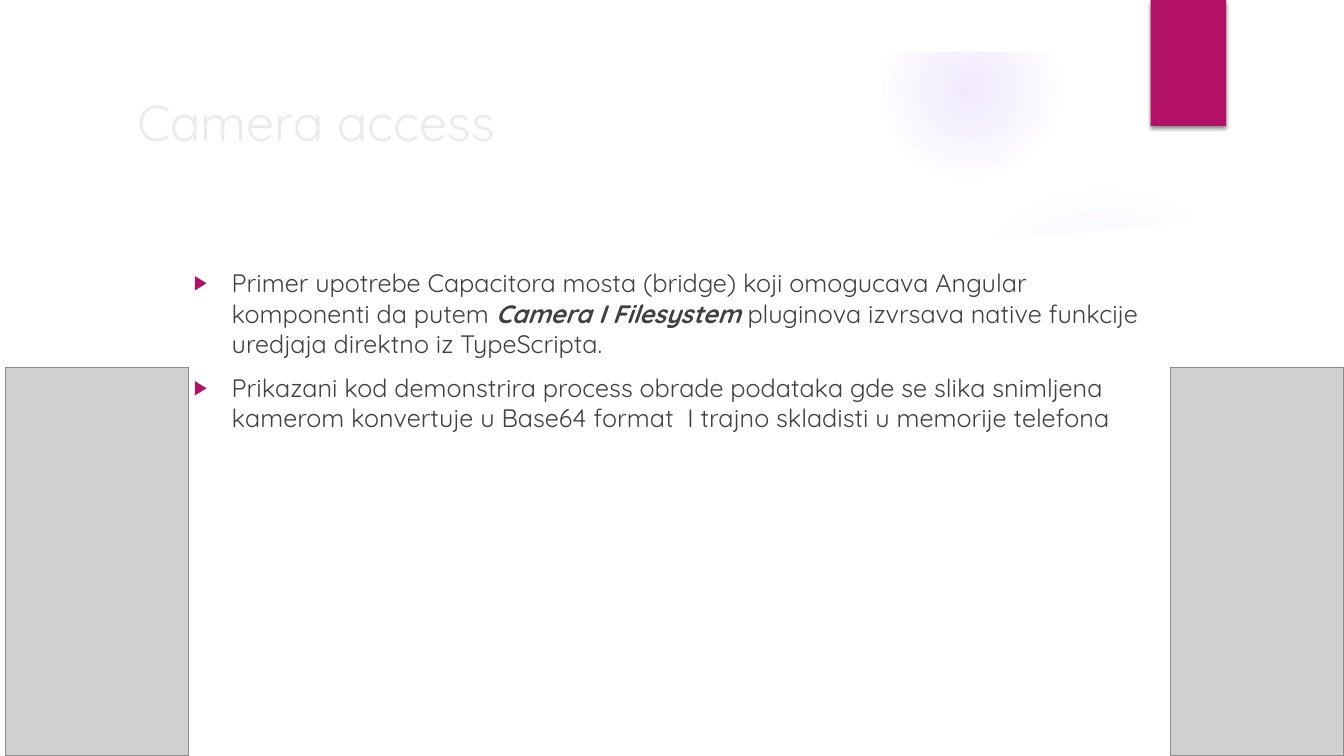
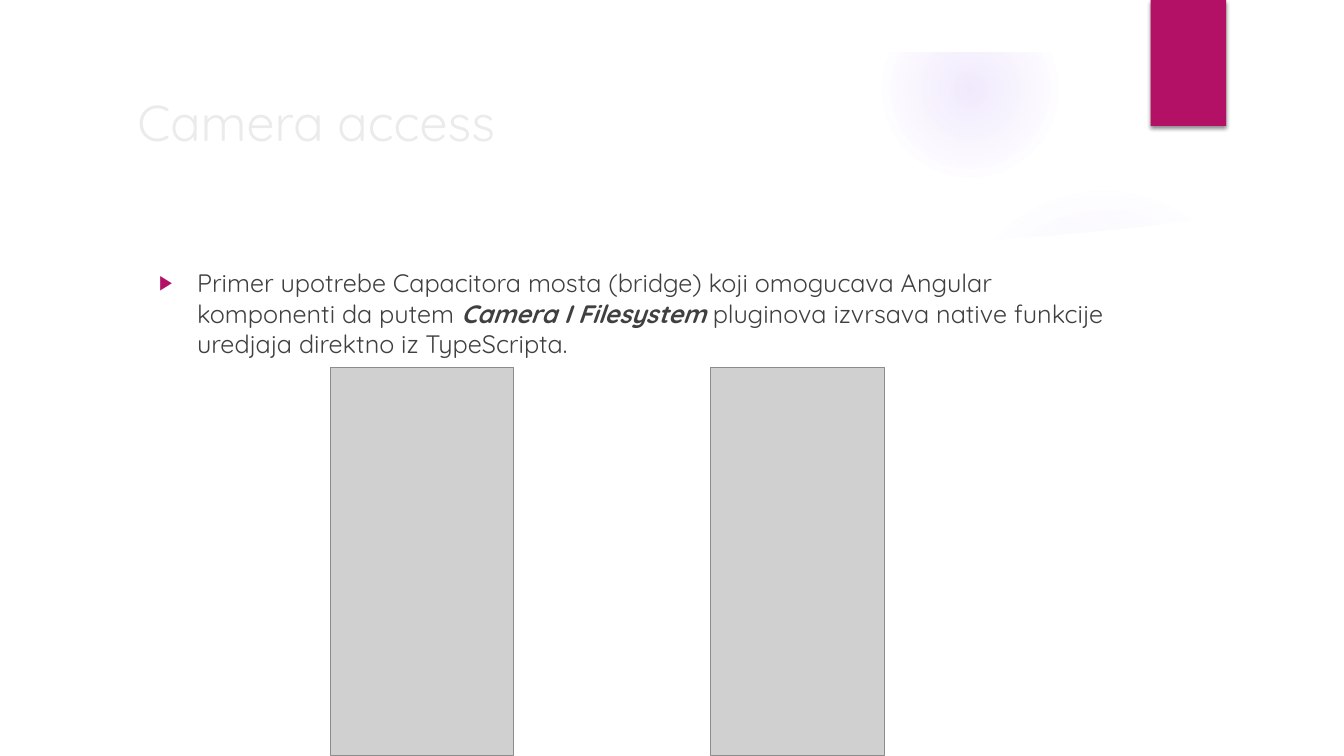
Before and after one commit to gopex01/NaprednoSW, a slide deck: slide 11 of NaprednoSWEPrez2.pptx. Drawn at 1344x756 pixels with LibreOffice and Linux fonts; fonts in the diff are those of the drawing; grey boxes stand for pictures; background and template pictures are left out. Boxes give left, top, right and bottom in pixels: in the first picture for what was removed or moved away, otherwise in the second. Text is boxed around its words. In the diff, an @@ line names an element or a change of style, - is before the commit and + after.

```diff
--- a/NaprednoSWEPrez2.pptx
+++ b/NaprednoSWEPrez2.pptx
@@ text "Primer upotrebe Capacitora mosta (bridge) ..." moved from (x1=232, y1=273, x2=1138, y2=432) to (x1=197, y1=273, x2=1103, y2=358) @@
@@ text at (x1=232, y1=378, x2=1110, y2=432): paragraph removed @@
-▶ Prikazani kod demonstrira process obrade podataka gde se slika snimljena kamerom konvertuje u Base64 format I trajno skladisti u memorije telefona
@@ picture moved from (x1=5, y1=367, x2=189, y2=756) to (x1=331, y1=367, x2=514, y2=756) @@
@@ picture moved from (x1=1171, y1=367, x2=1344, y2=756) to (x1=711, y1=367, x2=885, y2=756) @@
```
Also in this commit, not shown: 2 other slides changed.
